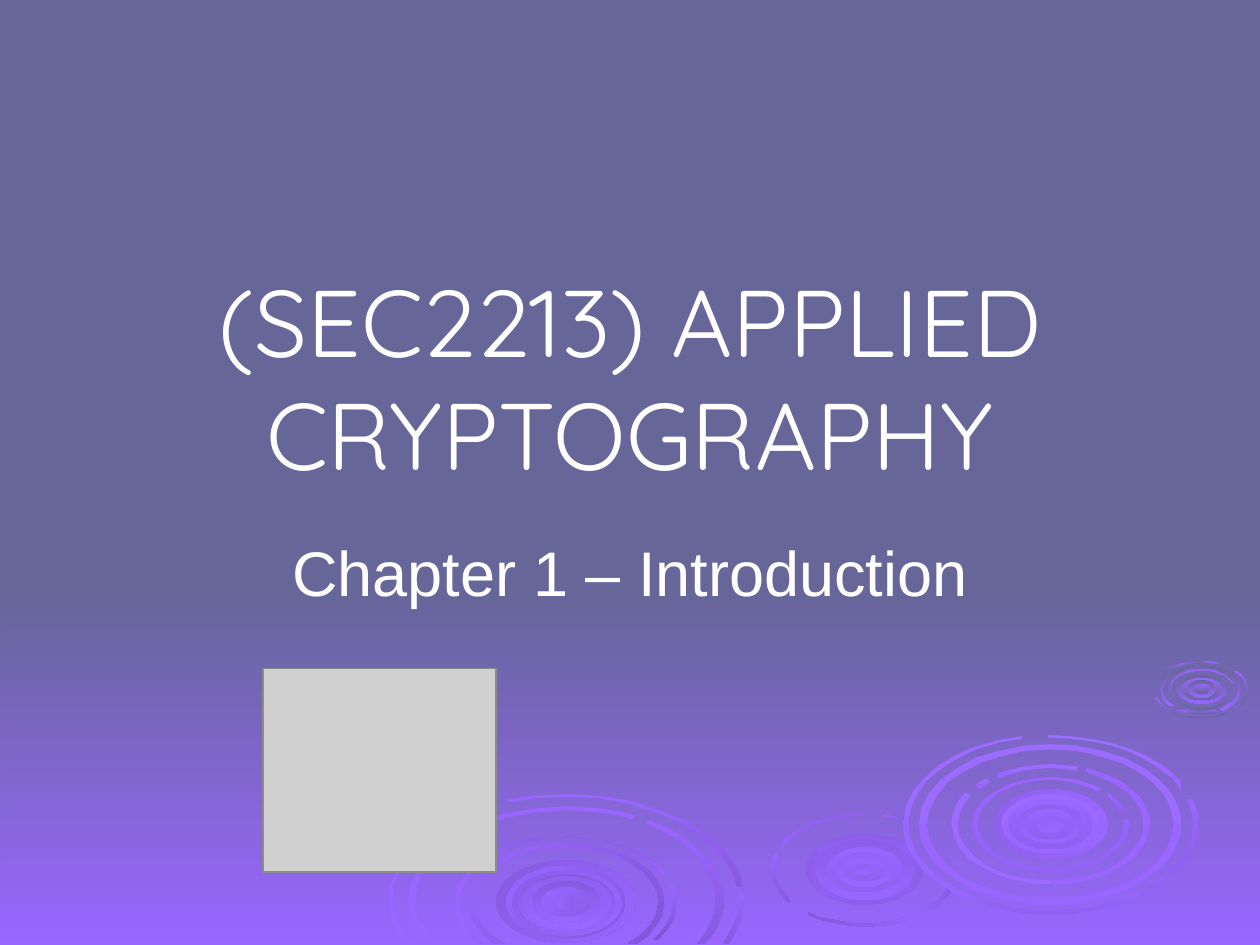
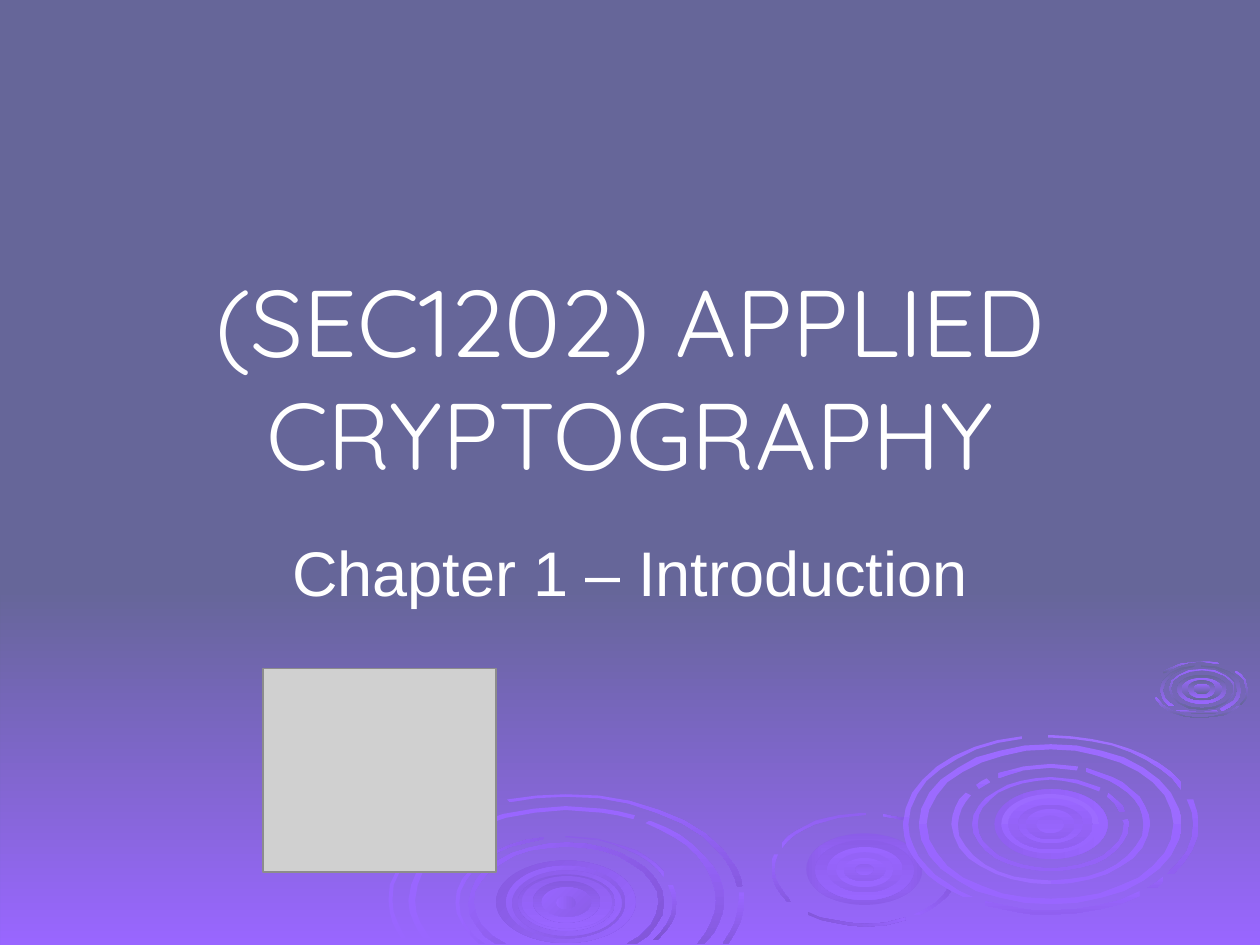
Before and after one commit to HatimAlsuwat/HatimAlsuwat.github.io, a slide deck: slide 1 of Applied Cryptography 2026/ch01.ppt. Drawn at 1260x945 pixels with LibreOffice and Linux fonts; fonts in the diff are those of the drawing; grey boxes stand for pictures; background and template pictures are left out. Boxes give left, top, right and bottom in pixels: in the first picture for what was removed or moved away, otherwise in the second. Text is boxed around its words. In the diff, an @@ line names an element or a change of style, - is before the commit and + after.

```diff
--- a/Applied Cryptography 2026/ch01.ppt
+++ b/Applied Cryptography 2026/ch01.ppt
@@ title at [215, 290, 1044, 471]: text changed @@
-(SEC2213) APPLIED CRYPTOGRAPHY
+(SEC1202) APPLIED CRYPTOGRAPHY
```
Also in this commit, not shown: 4 other slides changed, 24 other files.
